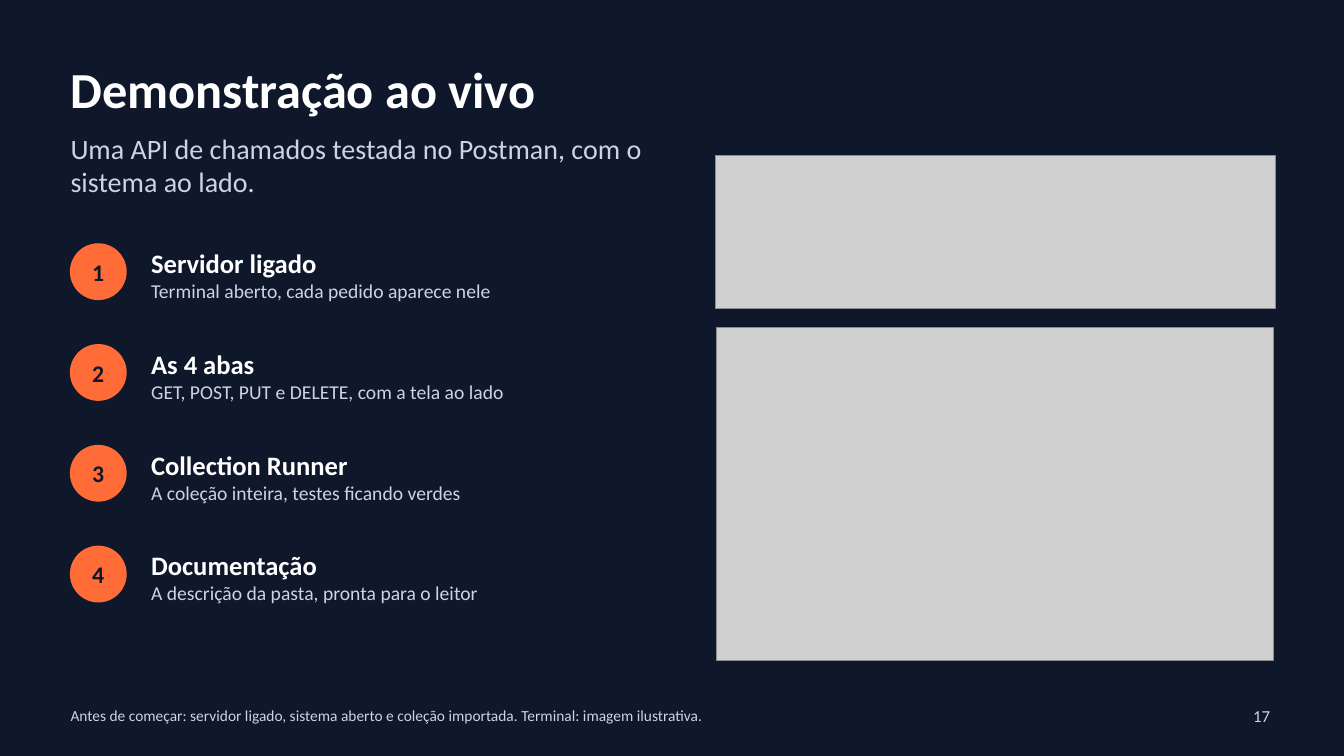
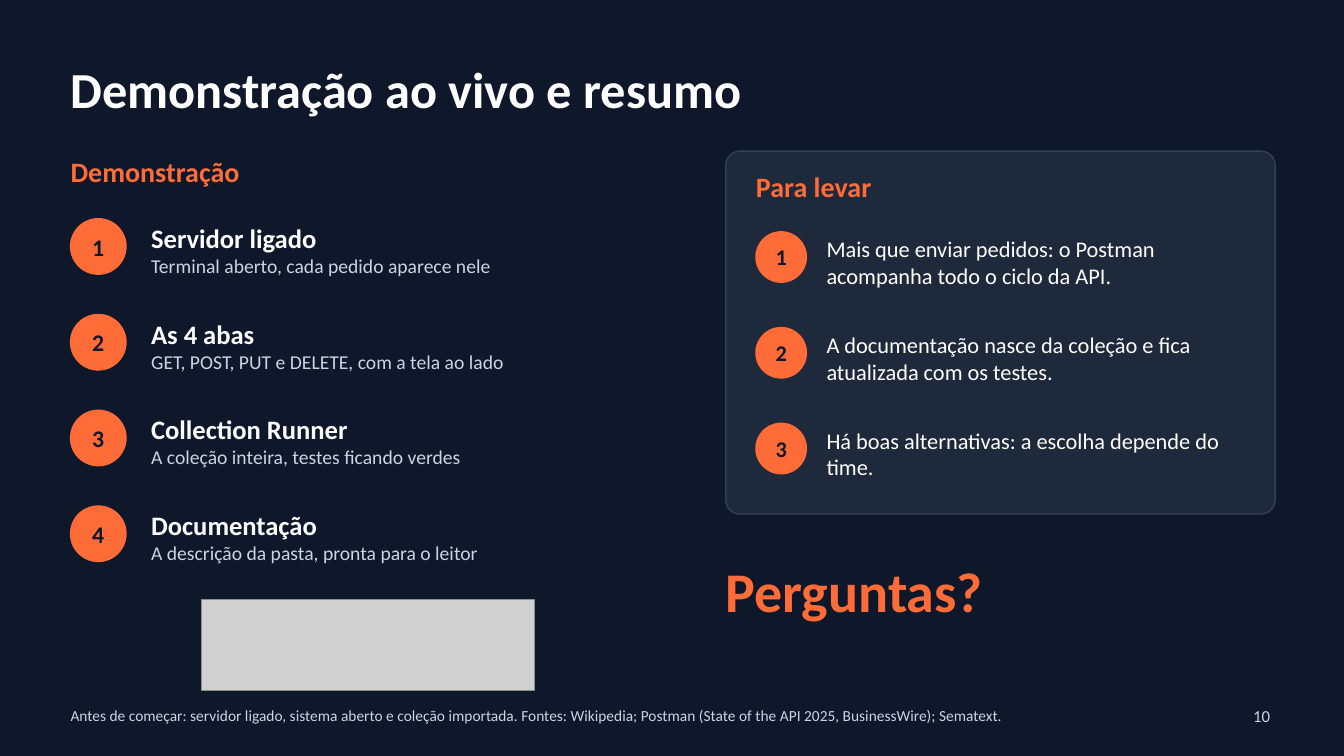
Before and after one commit to marck-2/helpdesk-local-postman, a slide deck: slide 10 of Slides_Postman/Apresentacao_Postman.pptx (slide 17 before the commit). Drawn at 1344x756 pixels with LibreOffice and Linux fonts; fonts in the diff are those of the drawing; grey boxes stand for pictures. Boxes give left, top, right and bottom in pixels: in the first picture for what was removed or moved away, otherwise in the second. Text is boxed around its words. In the diff, an @@ line names an element or a change of style, - is before the commit and + after.

Commit message:
Atualiza slides da apresentação

```diff
--- a/Slides_Postman/Apresentacao_Postman.pptx
+++ b/Slides_Postman/Apresentacao_Postman.pptx
@@ text at <box>71,72,741,117</box>: text changed @@
-Demonstração ao vivo
+Demonstração ao vivo e resumo
@@ text removed at <box>71,139,642,192</box> @@
-Uma API de chamados testada no Postman, com o sistema ao lado.
@@ text added at <box>71,163,240,187</box>, 20 pt, text #FF6C37, bold @@
+Demonstração
@@ rounded rectangle added at <box>726,151,1275,514</box>, fill #1E293B, outline #334155 1 pt @@
@@ text added at <box>756,177,872,197</box>, 20 pt, text #FF6C37, bold @@
+Para levar
@@ text "Servidor ligado": place and size @@
-text "Servidor ligado" at <box>151,254,490,301</box>
+text "Servidor ligado" at <box>151,229,490,276</box>
@@ text "1": place and size @@
-text "1" at <box>92,265,104,281</box>
+text "1" at <box>92,240,104,256</box>
@@ ellipse: place and size @@
-ellipse at <box>71,244,126,299</box>
+ellipse at <box>71,219,126,274</box>
@@ ellipse added at <box>756,232,807,282</box>, fill #FF6C37, outline #FF6C37 1 pt @@
@@ text added at <box>776,250,787,265</box>, 16 pt, text #0F172A, bold @@
+1
@@ text added at <box>827,241,1155,288</box>, 16 pt, text #FFFFFF @@
+Mais que enviar pedidos: o Postman acompanha todo o ciclo da API.
@@ text "2": place and size @@
-text "2" at <box>92,366,104,382</box>
+text "2" at <box>92,335,104,351</box>
@@ ellipse: place and size @@
-ellipse at <box>71,345,126,400</box>
+ellipse at <box>71,315,126,370</box>
@@ text "As 4 abas": place and size @@
-text "As 4 abas" at <box>151,355,504,402</box>
+text "As 4 abas" at <box>151,325,504,372</box>
@@ picture removed at <box>717,328,1274,660</box> @@
@@ ellipse added at <box>756,328,807,378</box>, fill #FF6C37, outline #FF6C37 1 pt @@
@@ text added at <box>776,346,787,361</box>, 16 pt, text #0F172A, bold @@
+2
@@ text added at <box>827,337,1191,380</box>, 16 pt, text #FFFFFF @@
+A documentação nasce da coleção e fica atualizada com os testes.
@@ text "3": place and size @@
-text "3" at <box>92,466,104,482</box>
+text "3" at <box>92,431,104,447</box>
@@ ellipse: place and size @@
-ellipse at <box>71,446,126,501</box>
+ellipse at <box>71,410,126,466</box>
@@ text "Collection Runner": place and size @@
-text "Collection Runner" at <box>151,456,461,504</box>
+text "Collection Runner" at <box>151,420,461,468</box>
@@ ellipse added at <box>756,423,807,474</box>, fill #FF6C37, outline #FF6C37 1 pt @@
@@ text added at <box>776,442,787,457</box>, 16 pt, text #0F172A, bold @@
+3
@@ text added at <box>827,433,1219,475</box>, 16 pt, text #FFFFFF @@
+Há boas alternativas: a escolha depende do time.
@@ text "4": place and size @@
-text "4" at <box>92,567,104,583</box>
+text "4" at <box>92,527,104,543</box>
@@ ellipse: place and size @@
-ellipse at <box>71,546,126,602</box>
+ellipse at <box>71,506,126,562</box>
@@ text "Documentação": place and size @@
-text "Documentação" at <box>151,557,477,604</box>
+text "Documentação" at <box>151,517,477,564</box>
@@ text added at <box>726,573,983,622</box>, 40 pt, text #FF6C37, bold @@
+Perguntas?
@@ picture: place and size @@
-picture at <box>716,155,1275,308</box>
+picture at <box>202,600,534,691</box>
@@ text at <box>71,710,1002,724</box>: text changed @@
-Antes de começar: servidor ligado, sistema aberto e coleção importada. Terminal: imagem ilustrativa.
+Antes de começar: servidor ligado, sistema aberto e coleção importada. Fontes: Wikipedia; Postman (State of the API 2025, BusinessWire); Sematext.
@@ page number at <box>1253,711,1270,722</box>: text changed @@
-17
+10
```
Also in this commit, not shown: 3 other slides changed, 8 slides removed, 1 other file.
